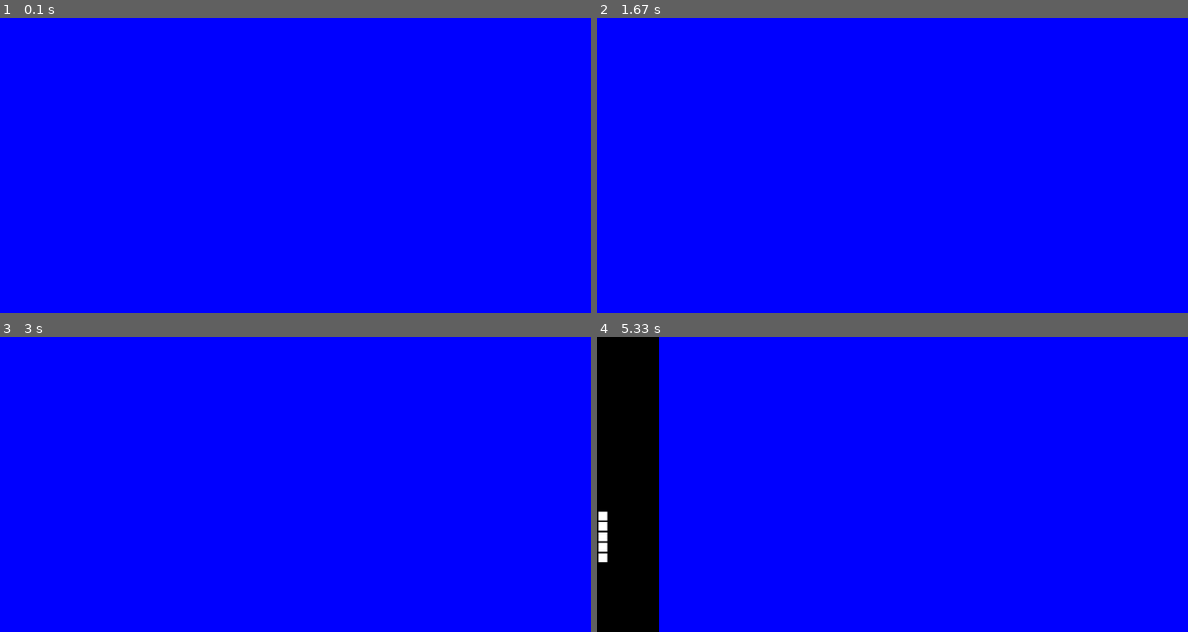
Above: before the commit, frames 1-4 (two rows, left to right).
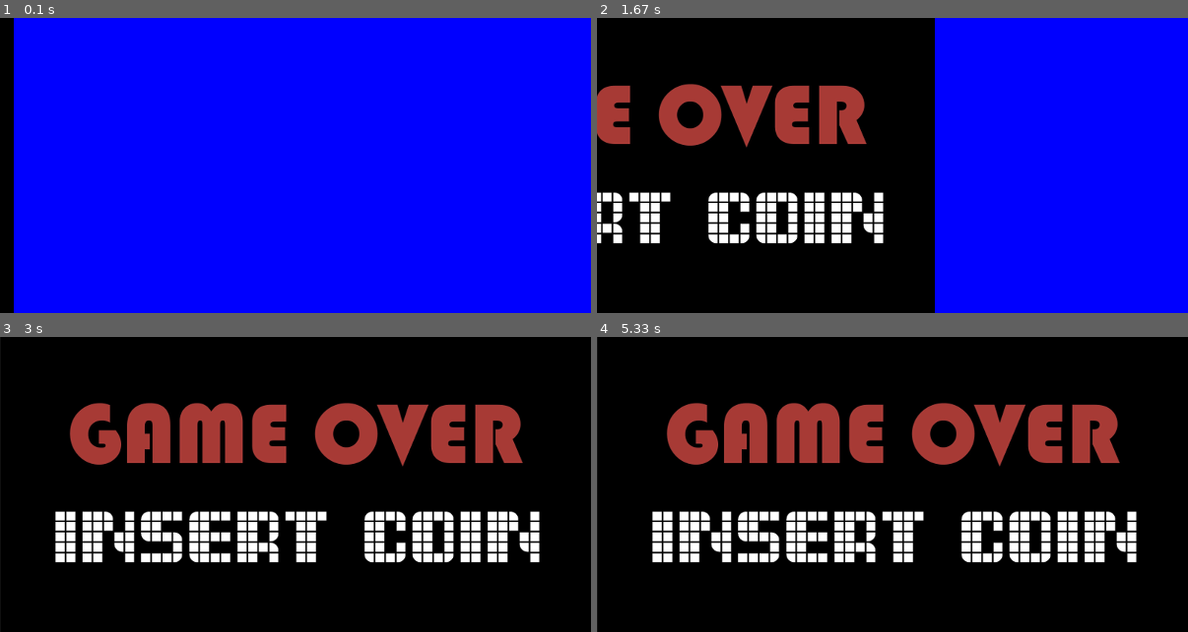
Above: after the commit, the same moments.

Repository: KapBelka/pygame_5
Game: pygame game, started from asd.py
Same seed, same stepped clock (60 frames per second), same inputs: the game is played once before the commit and once after it.
Inputs:
- Up to frame 1 (0.1 s): no input
- Up to frame 2 (1.67 s): no input
- Up to frame 3 (3 s): no input
- Up to frame 4 (5.33 s): no input

The runs differ from the first frame. In frame 1, 2.3% of the frame differs, in the area x 0-3%, y 0-100%; in frame 2, 57%; in frame 3, 100%, in the area x 0-100%, y 0-100%; in frame 4, 90%.

Commit message:
Game over

Diff:
--- a/asd.py
+++ b/asd.py
@@ -27,27 +27,33 @@
 
 pygame.init()
 screen = pygame.display.set_mode(SCREEN_SIZE)
+all_sprites = pygame.sprite.Group()
+gameover_image = load_image('gameover.png')
+# переменные
 fps = 30
-gameover_image = load_image('gameover.png')
-all_sprites = pygame.sprite.Group()
-GAMEOVER_EVENT = 30
 gameover_speed = 200
-pygame.time.set_timer(GAMEOVER_EVENT, 5000)
 running = True
+is_gameover = False
+# Создаём событие gameover
+GAMEOVER_EVENT_ID = pygame.USEREVENT + 1
+gameover_event = pygame.event.Event(GAMEOVER_EVENT_ID, {})
+pygame.event.post(gameover_event)  # Добавляем наше событие в очередь
+# Функции pygame
 pygame.mouse.set_visible(False)
 clock = pygame.time.Clock()
-gameover_screen = None
 while running:
     for event in pygame.event.get():
         if event.type == pygame.QUIT:
             running = False
-        if event.type == GAMEOVER_EVENT:
-            gameover_screen = gameover()
+        if event.type == GAMEOVER_EVENT_ID:  # Обрабатывем наше собыите
+            gameover_screen = gameover()  # Создаём спрайт с изображением gameover
+            is_gameover = True  # Показываем что игра окончена
     screen.fill(pygame.Color('blue'))
-    if gameover_screen:
-        gameover_screen.rect.x += gameover_speed / fps
-        if gameover_screen.rect.right >= 600:
-            gameover_screen = None
+    if is_gameover:
+        gameover_screen.rect.x += gameover_speed / fps  # Двигаем спрайт gameover
+        if gameover_screen.rect.right >= SCREEN_SIZE[0]:  # Как мы доходим до края экрана
+            gameover_screen.rect.topleft = (0, 0)  # Поставить спрайт в начале координат
+            is_gameover = False  # Отключаем этот блок кода
     all_sprites.draw(screen)
     clock.tick(fps)
     pygame.display.update()
